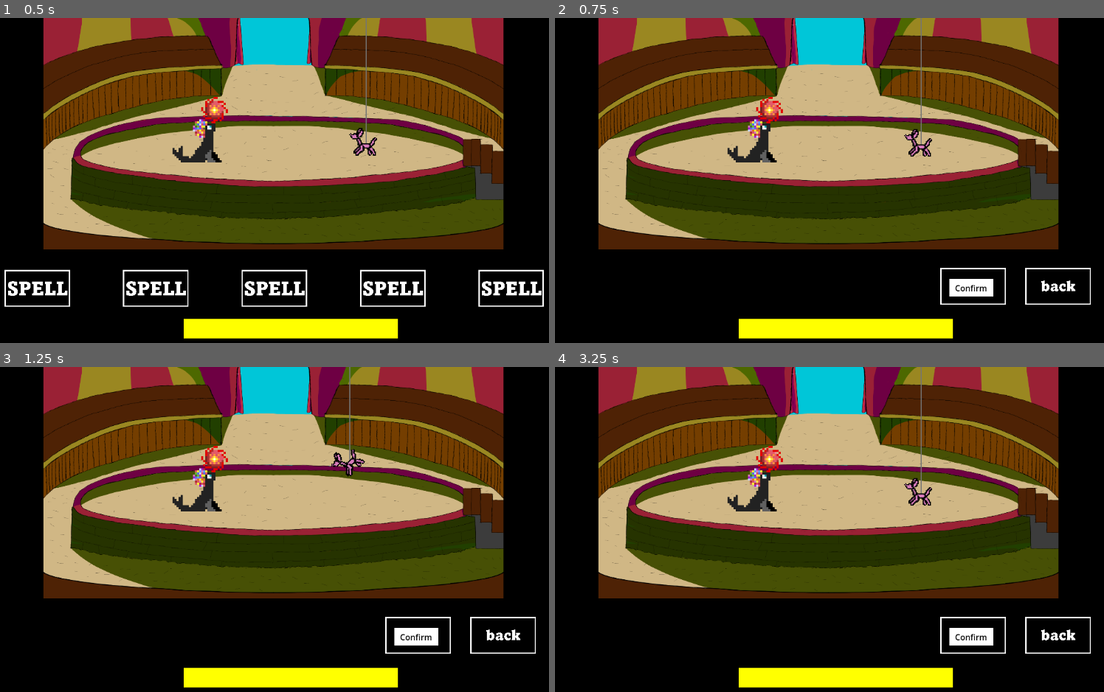
Above: before the commit, frames 1-4 (two rows, left to right).
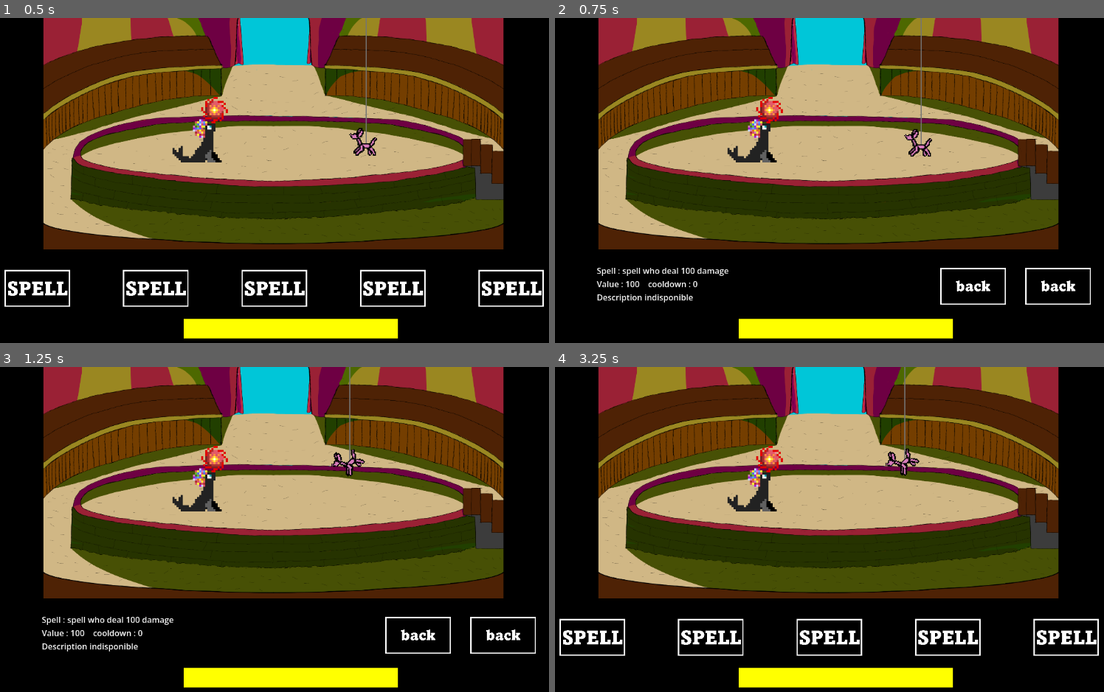
Above: after the commit, the same moments.

Repository: JasonJ13/CircusSunMoon
Game: Godot game, scene res://Scene/Fight/Fight.tscn
Two runs of this game, one before a commit and one after it. Both use one fixed random seed, a clock stepped at 60 frames per second and the inputs below.
Inputs (mouse positions are in pixels of both pictures, inside the frame that each line leads up to):
- Up to frame 1 (0.5 s): no input
- Up to frame 2 (0.75 s): click (593, 287) at 0.52 s
- Up to frame 3 (1.25 s): no input
- Up to frame 4 (3.25 s): click (972, 636) at 1.25 s; click (972, 636) at 2.02 s; click (972, 636) at 2.77 s

Frame 1 is identical in both runs. In frame 2, 1.0% of the frame differs, in the area x 7-80%, y 76-88%; in frame 3, 1.0%; in frame 4, 3.7%, in the area x 0-100%, y 0-89%.

Commit message:
monster interface

Diff:
--- a/Scene/Fight/Fight.tscn
+++ b/Scene/Fight/Fight.tscn
@@ -3,7 +3,7 @@
 [ext_resource type="Script" uid="uid://d3fja8v0oebt6" path="res://Script/Fight/Fight.gd" id="1_8f7nq"]
 [ext_resource type="PackedScene" uid="uid://cb5xjboiocjml" path="res://Scene/Fight/FightInterface.tscn" id="2_at0q3"]
 [ext_resource type="PackedScene" uid="uid://dd3h6nmejmclf" path="res://Scene/Player/Player.tscn" id="5_6b077"]
-[ext_resource type="PackedScene" uid="uid://bjgtbsw88nar4" path="res://Scene/Test/ballon_test.tscn" id="6_moa3j"]
+[ext_resource type="PackedScene" uid="uid://bjgtbsw88nar4" path="res://Scene/Monster/Ballon.tscn" id="6_moa3j"]
 
 [node name="Fight" type="Control" unique_id=1148027261 node_paths=PackedStringArray("player", "ennemie")]
 layout_mode = 3
--- a/Scene/Test/ballon_test.tscn
+++ b/Scene/Monster/Ballon.tscn
@@ -1,148 +1,149 @@
 [gd_scene format=3 uid="uid://bjgtbsw88nar4"]
 
-[ext_resource type="Texture2D" uid="uid://bknftp6dv4xbg" path="res://Asset/pixel/Ennemy/Enemy_attack_sun.png" id="1_0l45b"]
-[ext_resource type="Texture2D" uid="uid://bk7234bxuqjqi" path="res://Asset/pixel/Ennemy/Enemy_idle_sun.png" id="1_joacd"]
-[ext_resource type="Script" uid="uid://dprkn87i0rkx" path="res://Script/Monster/Ballon.gd" id="1_mjd4x"]
-[ext_resource type="Texture2D" uid="uid://uavuq0h8hh26" path="res://Asset/pixel/Ennemy/Enemy_hurt_sun.png" id="2_mjd4x"]
+[ext_resource type="Script" uid="uid://dprkn87i0rkx" path="res://Script/Monster/Ballon.gd" id="1_cff2s"]
+[ext_resource type="Texture2D" uid="uid://bknftp6dv4xbg" path="res://Asset/pixel/Ennemy/Enemy_attack_sun.png" id="2_hbdki"]
+[ext_resource type="Texture2D" uid="uid://uavuq0h8hh26" path="res://Asset/pixel/Ennemy/Enemy_hurt_sun.png" id="3_dojed"]
+[ext_resource type="Texture2D" uid="uid://bk7234bxuqjqi" path="res://Asset/pixel/Ennemy/Enemy_idle_sun.png" id="4_hjf8c"]
+[ext_resource type="PackedScene" uid="uid://cetnxf7nmjvoa" path="res://Scene/Monster/MonsterInterface.tscn" id="5_3tpct"]
 
 [sub_resource type="AtlasTexture" id="AtlasTexture_0d221"]
-atlas = ExtResource("1_0l45b")
+atlas = ExtResource("2_hbdki")
 region = Rect2(0, 0, 32, 32)
 
 [sub_resource type="AtlasTexture" id="AtlasTexture_85c3l"]
-atlas = ExtResource("1_0l45b")
+atlas = ExtResource("2_hbdki")
 region = Rect2(32, 0, 32, 32)
 
 [sub_resource type="AtlasTexture" id="AtlasTexture_t8x5w"]
-atlas = ExtResource("1_0l45b")
+atlas = ExtResource("2_hbdki")
 region = Rect2(64, 0, 32, 32)
 
 [sub_resource type="AtlasTexture" id="AtlasTexture_tgal1"]
-atlas = ExtResource("1_0l45b")
+atlas = ExtResource("2_hbdki")
 region = Rect2(96, 0, 32, 32)
 
 [sub_resource type="AtlasTexture" id="AtlasTexture_crg14"]
-atlas = ExtResource("1_0l45b")
+atlas = ExtResource("2_hbdki")
 region = Rect2(128, 0, 32, 32)
 
 [sub_resource type="AtlasTexture" id="AtlasTexture_5jqkv"]
-atlas = ExtResource("1_0l45b")
+atlas = ExtResource("2_hbdki")
 region = Rect2(160, 0, 32, 32)
 
 [sub_resource type="AtlasTexture" id="AtlasTexture_uyfmq"]
-atlas = ExtResource("1_0l45b")
+atlas = ExtResource("2_hbdki")
 region = Rect2(192, 0, 32, 32)
 
 [sub_resource type="AtlasTexture" id="AtlasTexture_34wlq"]
-atlas = ExtResource("1_0l45b")
+atlas = ExtResource("2_hbdki")
 region = Rect2(224, 0, 32, 32)
 
 [sub_resource type="AtlasTexture" id="AtlasTexture_b7vr7"]
-atlas = ExtResource("1_0l45b")
+atlas = ExtResource("2_hbdki")
 region = Rect2(256, 0, 32, 32)
 
 [sub_resource type="AtlasTexture" id="AtlasTexture_3fmdf"]
-atlas = ExtResource("1_0l45b")
+atlas = ExtResource("2_hbdki")
 region = Rect2(288, 0, 32, 32)
 
 [sub_resource type="AtlasTexture" id="AtlasTexture_7wvxo"]
-atlas = ExtResource("1_0l45b")
+atlas = ExtResource("2_hbdki")
 region = Rect2(320, 0, 32, 32)
 
 [sub_resource type="AtlasTexture" id="AtlasTexture_ej6iy"]
-atlas = ExtResource("1_0l45b")
+atlas = ExtResource("2_hbdki")
 region = Rect2(352, 0, 32, 32)
 
 [sub_resource type="AtlasTexture" id="AtlasTexture_l47yo"]
-atlas = ExtResource("1_0l45b")
+atlas = ExtResource("2_hbdki")
 region = Rect2(384, 0, 32, 32)
 
 [sub_resource type="AtlasTexture" id="AtlasTexture_0l2f4"]
-atlas = ExtResource("1_0l45b")
+atlas = ExtResource("2_hbdki")
 region = Rect2(416, 0, 32, 32)
 
 [sub_resource type="AtlasTexture" id="AtlasTexture_8qrg4"]
-atlas = ExtResource("1_0l45b")
+atlas = ExtResource("2_hbdki")
 region = Rect2(448, 0, 32, 32)
 
 [sub_resource type="AtlasTexture" id="AtlasTexture_qhfxt"]
-atlas = ExtResource("1_0l45b")
+atlas = ExtResource("2_hbdki")
 region = Rect2(480, 0, 32, 32)
 
 [sub_resource type="AtlasTexture" id="AtlasTexture_i1fvg"]
-atlas = ExtResource("1_0l45b")
+atlas = ExtResource("2_hbdki")
 region = Rect2(512, 0, 32, 32)
 
 [sub_resource type="AtlasTexture" id="AtlasTexture_27dmn"]
-atlas = ExtResource("1_0l45b")
+atlas = ExtResource("2_hbdki")
 region = Rect2(544, 0, 32, 32)
 
 [sub_resource type="AtlasTexture" id="AtlasTexture_o3tco"]
-atlas = ExtResource("1_0l45b")
+atlas = ExtResource("2_hbdki")
 region = Rect2(576, 0, 32, 32)
 
 [sub_resource type="AtlasTexture" id="AtlasTexture_o8n35"]
-atlas = ExtResource("1_0l45b")
+atlas = ExtResource("2_hbdki")
 region = Rect2(608, 0, 32, 32)
 
 [sub_resource type="AtlasTexture" id="AtlasTexture_i4v1e"]
-atlas = ExtResource("1_0l45b")
+atlas = ExtResource("2_hbdki")
 region = Rect2(640, 0, 32, 32)
 
 [sub_resource type="AtlasTexture" id="AtlasTexture_x2cou"]
-atlas = ExtResource("1_0l45b")
+atlas = ExtResource("2_hbdki")
 region = Rect2(672, 0, 32, 32)
 
 [sub_resource type="AtlasTexture" id="AtlasTexture_7sc1h"]
-atlas = ExtResource("1_0l45b")
+atlas = ExtResource("2_hbdki")
 region = Rect2(704, 0, 32, 32)
 
 [sub_resource type="AtlasTexture" id="AtlasTexture_mjtbd"]
-atlas = ExtResource("2_mjd4x")
+atlas = ExtResource("3_dojed")
 region = Rect2(0, 0, 32, 32)
 
 [sub_resource type="AtlasTexture" id="AtlasTexture_6pocm"]
-atlas = ExtResource("2_mjd4x")
+atlas = ExtResource("3_dojed")
 region = Rect2(32, 0, 32, 32)
 
 [sub_resource type="AtlasTexture" id="AtlasTexture_fdnbe"]
-atlas = ExtResource("2_mjd4x")
+atlas = ExtResource("3_dojed")
 region = Rect2(64, 0, 32, 32)
 
 [sub_resource type="AtlasTexture" id="AtlasTexture_u1uio"]
-atlas = ExtResource("2_mjd4x")
+atlas = ExtResource("3_dojed")
 region = Rect2(96, 0, 32, 32)
 
 [sub_resource type="AtlasTexture" id="AtlasTexture_1afed"]
-atlas = ExtResource("2_mjd4x")
+atlas = ExtResource("3_dojed")
 region = Rect2(128, 0, 32, 32)
 
 [sub_resource type="AtlasTexture" id="AtlasTexture_xnty2"]
-atlas = ExtResource("2_mjd4x")
+atlas = ExtResource("3_dojed")
 region = Rect2(160, 0, 32, 32)
 
 [sub_resource type="AtlasTexture" id="AtlasTexture_7h8t7"]
-atlas = ExtResource("2_mjd4x")
+atlas = ExtResource("3_dojed")
 region = Rect2(192, 0, 32, 32)
 
 [sub_resource type="AtlasTexture" id="AtlasTexture_chuss"]
-atlas = ExtResource("2_mjd4x")
+atlas = ExtResource("3_dojed")
 region = Rect2(224, 0, 32, 32)
 
 [sub_resource type="AtlasTexture" id="AtlasTexture_1xtyk"]
-atlas = ExtResource("2_mjd4x")
+atlas = ExtResource("3_dojed")
 region = Rect2(256, 0, 32, 32)
 
 [sub_resource type="AtlasTexture" id="AtlasTexture_ngwue"]
-atlas = ExtResource("2_mjd4x")
+atlas = ExtResource("3_dojed")
 region = Rect2(288, 0, 32, 32)
 
 [sub_resource type="AtlasTexture" id="AtlasTexture_joacd"]
-atlas = ExtResource("1_joacd")
+atlas = ExtResource("4_hjf8c")
 region = Rect2(0, 0, 32, 32)
 
 [sub_resource type="AtlasTexture" id="AtlasTexture_pimtj"]
-atlas = ExtResource("1_joacd")
+atlas = ExtResource("4_hjf8c")
 region = Rect2(32, 0, 32, 32)
 
 [sub_resource type="SpriteFrames" id="SpriteFrames_0l45b"]
@@ -357,11 +358,11 @@
 &"RESET": SubResource("Animation_0d221")
 }
 
-[node name="ballon" type="Control" unique_id=2037288147]
+[node name="Ballon" type="Control" unique_id=2037288147]
 texture_filter = 1
 layout_mode = 3
 anchors_preset = 0
-script = ExtResource("1_mjd4x")
+script = ExtResource("1_cff2s")
 
 [node name="string" type="ColorRect" parent="." unique_id=422002774]
 layout_mode = 0
@@ -383,3 +384,6 @@
 [node name="AnimationPlayer" type="AnimationPlayer" parent="." unique_id=411659636]
 libraries/ = SubResource("AnimationLibrary_85c3l")
 autoplay = &"Iddle"
+
+[node name="MonsterInterface" parent="." unique_id=811989687 instance=ExtResource("5_3tpct")]
+layout_mode = 0
--- a/Scene/Monster/Monster.tscn
+++ /dev/null
@@ -1,14 +0,0 @@
-[gd_scene format=3 uid="uid://cn27cips0kxv5"]
-
-[ext_resource type="Script" uid="uid://bs251oit8y5jm" path="res://Script/Monster/Monster.gd" id="1_qi3dx"]
-[ext_resource type="PackedScene" uid="uid://cetnxf7nmjvoa" path="res://Scene/Monster/MonsterInterface.tscn" id="2_7ctmg"]
-
-[node name="Monster" type="Control" unique_id=1384195287]
-layout_mode = 3
-anchors_preset = 0
-offset_right = 40.0
-offset_bottom = 40.0
-script = ExtResource("1_qi3dx")
-
-[node name="MonsterInterface" parent="." unique_id=811989687 instance=ExtResource("2_7ctmg")]
-layout_mode = 0
--- a/Scene/Player/PlayerInterface.tscn
+++ b/Scene/Player/PlayerInterface.tscn
@@ -4,9 +4,6 @@
 [ext_resource type="Texture2D" uid="uid://770vj58bpuhp" path="res://Asset/other/black box.png" id="2_ihut5"]
 [ext_resource type="Texture2D" uid="uid://r4mnvso35tg2" path="res://Asset/other/back.png" id="4_44f6b"]
 [ext_resource type="Texture2D" uid="uid://cdguerduveyhm" path="res://Asset/other/jaune.png" id="5_b7kor"]
-
-[sub_resource type="LabelSettings" id="LabelSettings_44f6b"]
-font_color = Color(0, 0, 0, 1)
 
 [node name="PlayerInterface" type="Control" unique_id=1460089145]
 physics_interpolation_mode = 0
@@ -78,23 +75,7 @@
 scale = Vector2(0.1, 0.1)
 icon = ExtResource("4_44f6b")
 
-[node name="ColorRect" type="ColorRect" parent="Confirm" unique_id=1358145450]
-layout_mode = 0
-offset_left = 820.0
-offset_top = 510.0
-offset_right = 906.0
-offset_bottom = 544.0
-
-[node name="Label" type="Label" parent="Confirm/ColorRect" unique_id=256838886]
-layout_mode = 0
-offset_left = 11.0
-offset_top = 6.0
-offset_right = 74.0
-offset_bottom = 29.0
-text = "Confirm"
-label_settings = SubResource("LabelSettings_44f6b")
-
-[node name="Label" type="Label" parent="Confirm" unique_id=929481541]
+[node name="Description" type="Label" parent="Confirm" unique_id=929481541]
 layout_mode = 0
 offset_left = 132.0
 offset_top = 482.0
--- a/Script/Action/Spell.gd
+++ b/Script/Action/Spell.gd
@@ -4,6 +4,8 @@
 var spellTexture : Texture2D
 var spellTextureHover : Texture2D
 
+var name : String
+var description : String
 
 func _init(d:int, co:int, t:int, s:bool, ch:Change, ef:Effect, sT : Texture2D, sTH : Texture2D) -> void :
 	dmg = d
@@ -14,8 +16,30 @@
 	effect = ef
 	spellTexture = sT
 	spellTextureHover = sTH
+	name = "spell who deal " + str(dmg) + " damage"
+	description = "Description indisponible"
 
-func usable(spell: Action) -> bool:
+func usable() -> bool:
 	if turnsBeforeUse > 0 :
 		return false
 	return true
+
+func add_name_and_description(n : String, descr : String) -> void:
+	name = n
+	description = descr
+
+func _to_string() -> String:
+	var string : String = ""
+
+	string += "Spell : " + name + "\n"
+	string += "Value : " + str(dmg) +"    cooldown : " + str(cooldown) + "\n"
+
+	match change :
+		Action.Change.DAY :
+			string += "Passe au jour\n"
+		Action.Change.NIGHT :
+			string += "Passe à la nuit\n"
+
+	string += description
+
+	return string
--- a/Script/Fight/Fight.gd
+++ b/Script/Fight/Fight.gd
@@ -75,7 +75,8 @@
 	#Les ennemis font leurs actions
 	for action in ennemie.actions:
 		action.reload(day)
-	var eAction: Action = ennemie.takeAction(day)
+
+	var eAction = await ennemie.your_turn(day)
 	resolveAction(eAction)
 
 	print(player.hp)
--- a/Script/Monster/Ballon.gd
+++ b/Script/Monster/Ballon.gd
@@ -1,5 +1,8 @@
 extends Monster
 class_name Ballon
+
+
+
 
 func _init() -> void:
 	hp = 1000
@@ -9,11 +12,16 @@
 	action1.cible = Action.Cible.MONSTER
 	actions = [action1]
 
+func _ready() -> void :
+	animation = $Animation
+	animation_player = $AnimationPlayer
+
 func pass_jour() -> void:
 	dmg = 100
 
 func pass_nuit() -> void:
 	dmg=50
+
 
 func takeAction(day:bool) -> Action:
 	if actions[0].turnsBeforeUse == 0:
--- a/Script/Monster/Monster.gd
+++ b/Script/Monster/Monster.gd
@@ -5,16 +5,14 @@
 
 
 var hp: int
+var hp_max : int
 var dmg: int
 var nom: String
 var actions: Array[Action] = []
 #@onready var interface: Control = $MonsterInterface
 
-
-
-# Called when the node enters the scene tree for the first time.
-func _ready() -> void:
-	pass # Replace with function body.
+var animation : AnimatedSprite2D
+var animation_player : AnimationPlayer = null
 
 #éxecuté lorsqu'on passe du nuit au jour
 @abstract func pass_jour() -> void
@@ -24,3 +22,18 @@
 
 #Choisis une action à effectuer
 @abstract func takeAction(day:bool) -> Action
+
+
+func your_turn(day:bool) -> Action :
+	if animation_player != null :
+		animation_player.pause()
+
+	animation.play("Attack")
+
+	await animation.animation_finished
+	animation.play("Iddle")
+
+	if animation_player != null :
+		animation_player.play()
+
+	return takeAction(day)
--- a/Script/Player/PlayerInterface.gd
+++ b/Script/Player/PlayerInterface.gd
@@ -19,8 +19,9 @@
 
 @onready var spellsNode : Control = $Spells
 @onready var confirmNode : Control = $Confirm
-@onready var backButton : Control = $Confirm/Back
-@onready var confirmButton : Control = $Confirm/Confirm
+@onready var backButton : Button = $Confirm/Back
+@onready var confirmButton : Button = $Confirm/Confirm
+@onready var descriptionLabel : Label = $Confirm/Description
 
 var spell_selected : Spell
 signal action(spell : Spell)
@@ -93,6 +94,8 @@
 	spell_selected = spell
 	spell.cible = Action.Cible.MONSTER
 
+	descriptionLabel.text = str(spell)
+
 	spellsNode.hide()
 	confirmNode.show()
 
Not shown, added: Asset/drawing/curtain.kra
